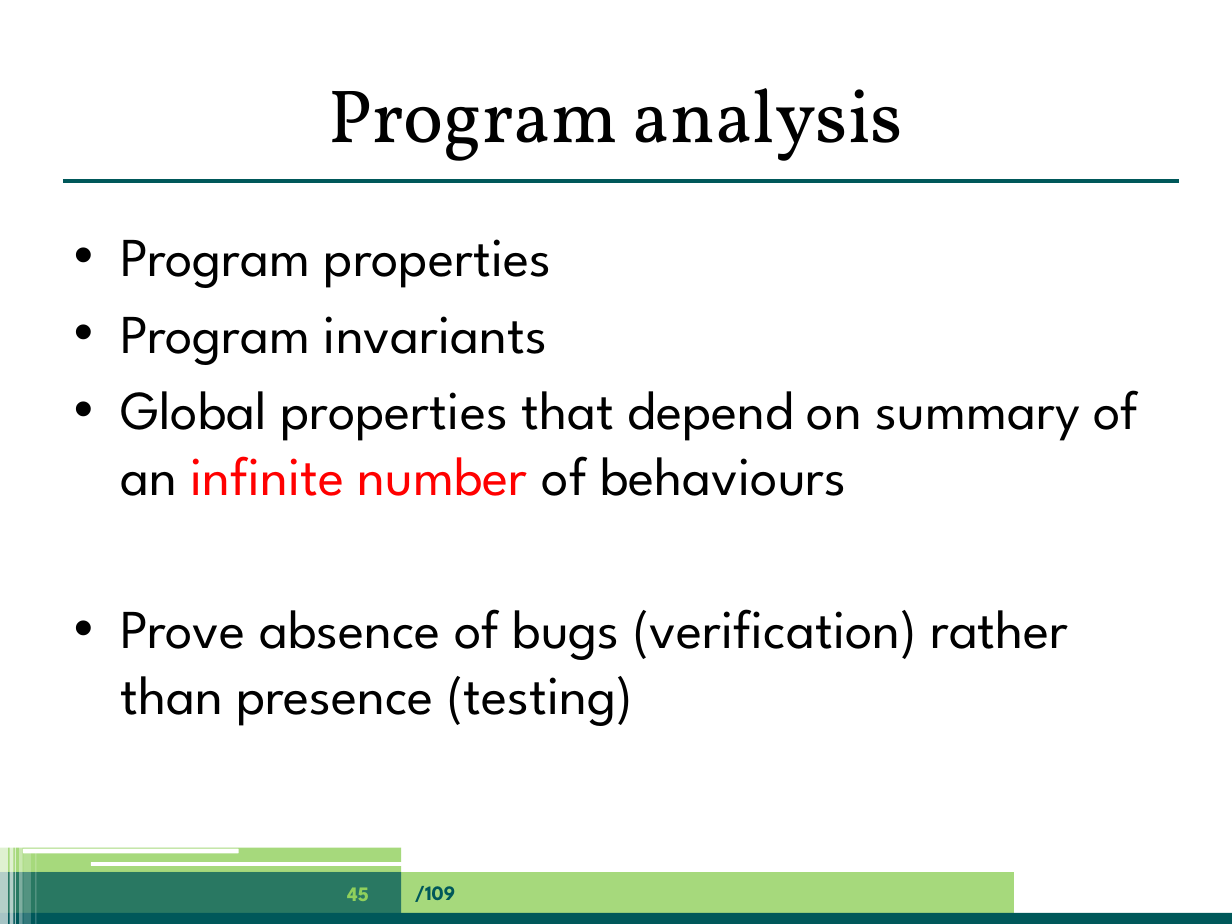
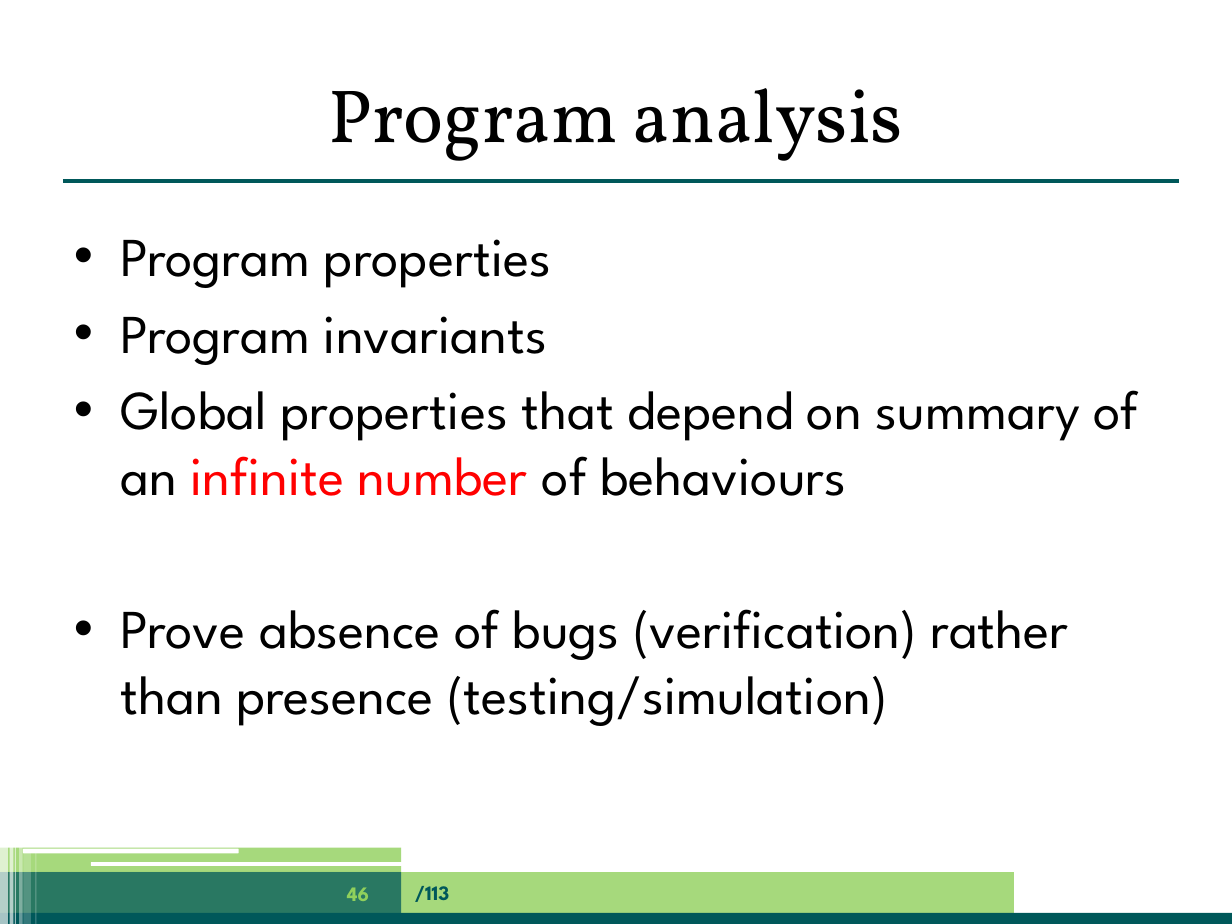
Before and after one commit to jpgallagher/ict-e-summerschool-aalborg, a slide deck: slide 46 of summerschool-aalborg-jpg.pptx (slide 45 before the commit). Drawn at 1232x924 pixels with LibreOffice and Linux fonts; fonts in the diff are those of the drawing. Boxes give left, top, right and bottom in pixels: in the first picture for what was removed or moved away, otherwise in the second. Text is boxed around its words. In the diff, an @@ line names an element or a change of style, - is before the commit and + after.

Commit message:
final version of JG's slides

```diff
--- a/summerschool-aalborg-jpg.pptx
+++ b/summerschool-aalborg-jpg.pptx
@@ text at (120, 609, 1069, 726): text changed @@
-• Prove absence of bugs (verification) rather than presence (testing)
+• Prove absence of bugs (verification) rather than presence (testing/simulation)
@@ page number at (347, 887, 369, 901): text changed @@
-45
+46
@@ text at (415, 886, 450, 902): text changed @@
-/109
+/113
```
Also in this commit, not shown: 108 other slides changed, 2 slides added.
